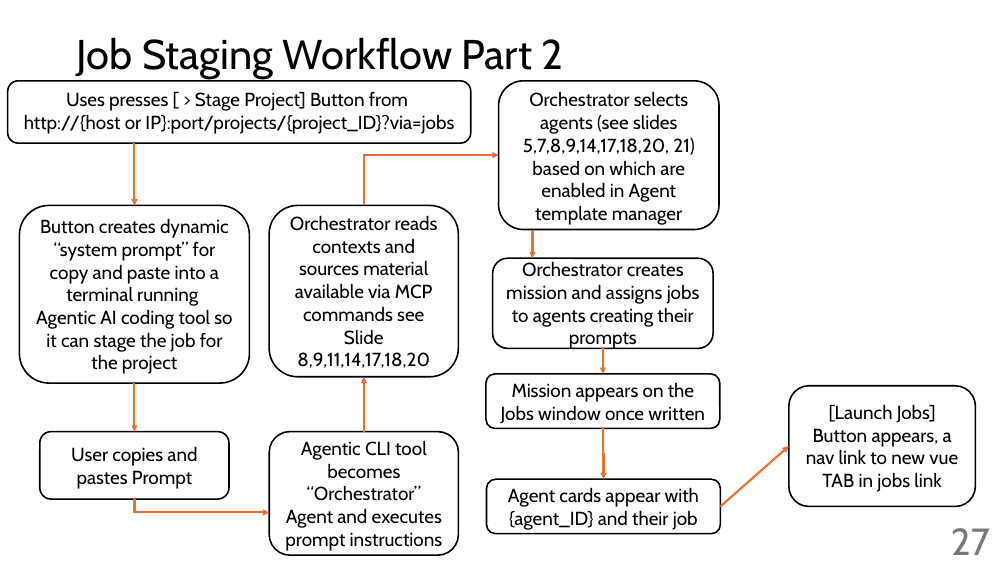
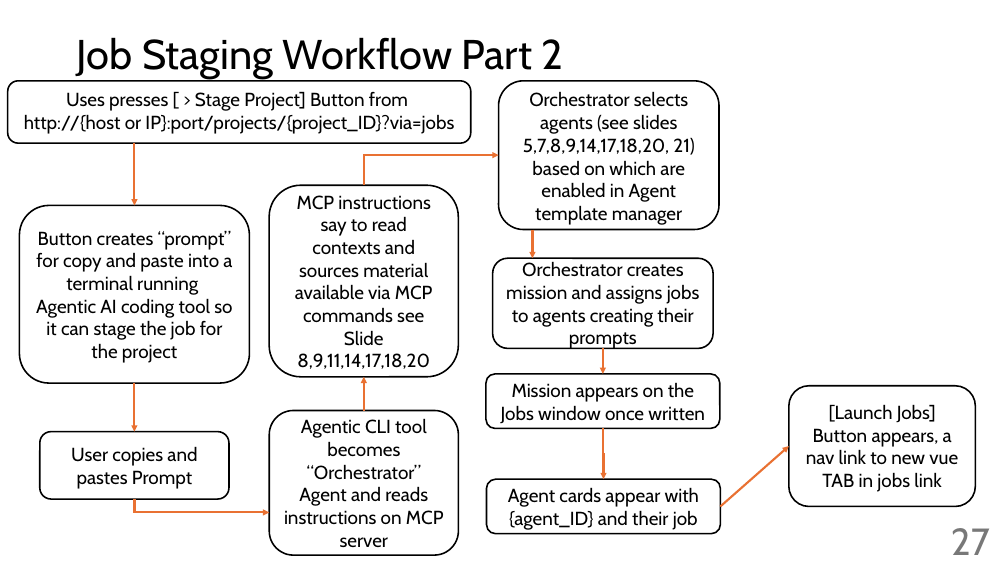
Before and after one commit to giljoai/GiljoAI_MCP, a slide deck: slide 27 of handovers/Reference_docs/giljoai workflow.pptx. Drawn at 1008x567 pixels with LibreOffice and Linux fonts; fonts in the diff are those of the drawing. Boxes give left, top, right and bottom in pixels: in the first picture for what was removed or moved away, otherwise in the second. Text is boxed around its words. In the diff, an @@ line names an element or a change of style, - is before the commit and + after.

Commit message:
Implement execution mode toggle for orchestrator jobs
Added backend and frontend support for setting execution mode ('claude_code' or 'multi_terminal') on orchestrator jobs. The execution mode is now stored in job metadata via a new API endpoint and is used by MCP tools to return mode-specific instructions and team roster. Cleaned up documentation and removed legacy references to deprecated git and task template tools. Added handover documentation for related cleanup and implementation steps.

```diff
--- a/handovers/Reference_docs/giljoai workflow.pptx
+++ b/handovers/Reference_docs/giljoai workflow.pptx
@@ elbow arrow moved from (364, 206) - (498, 155) to (364, 185) - (498, 155) @@
@@ rounded rectangle "MCP instructions say to read ...": place and size @@
-rounded rectangle "MCP instructions say to read ..." at (269, 206, 458, 377)
+rounded rectangle "MCP instructions say to read ..." at (269, 185, 458, 377)
@@ text in rounded rectangle at (295, 195, 433, 369): text changed @@
-Orchestrator reads contexts and sources material available via MCP commands see Slide 8,9,11,14,17,18,20
+MCP instructions say to read contexts and sources material available via MCP commands see Slide 8,9,11,14,17,18,20
@@ text in rounded rectangle at (36, 230, 232, 363): text changed @@
-Button creates dynamic “system prompt” for copy and paste into a terminal running Agentic AI coding tool so it can stage the job for the project
+Button creates “prompt” for copy and paste into a terminal running Agentic AI coding tool so it can stage the job for the project
@@ elbow arrow moved from (364, 432) - (364, 377) to (364, 411) - (364, 377) @@
@@ rounded rectangle "Agentic CLI tool becomes “Orchestrator” ...": place and size @@
-rounded rectangle "Agentic CLI tool becomes “Orchestrator” ..." at (269, 432, 458, 555)
+rounded rectangle "Agentic CLI tool becomes “Orchestrator” ..." at (269, 411, 458, 555)
@@ text in rounded rectangle at (284, 418, 444, 547): text changed @@
-Agentic CLI tool becomes “Orchestrator” Agent and executes prompt instructions
+Agentic CLI tool becomes “Orchestrator” Agent and reads instructions on MCP server
```
Also in this commit, not shown: 1 other slide changed, 22 other files.
